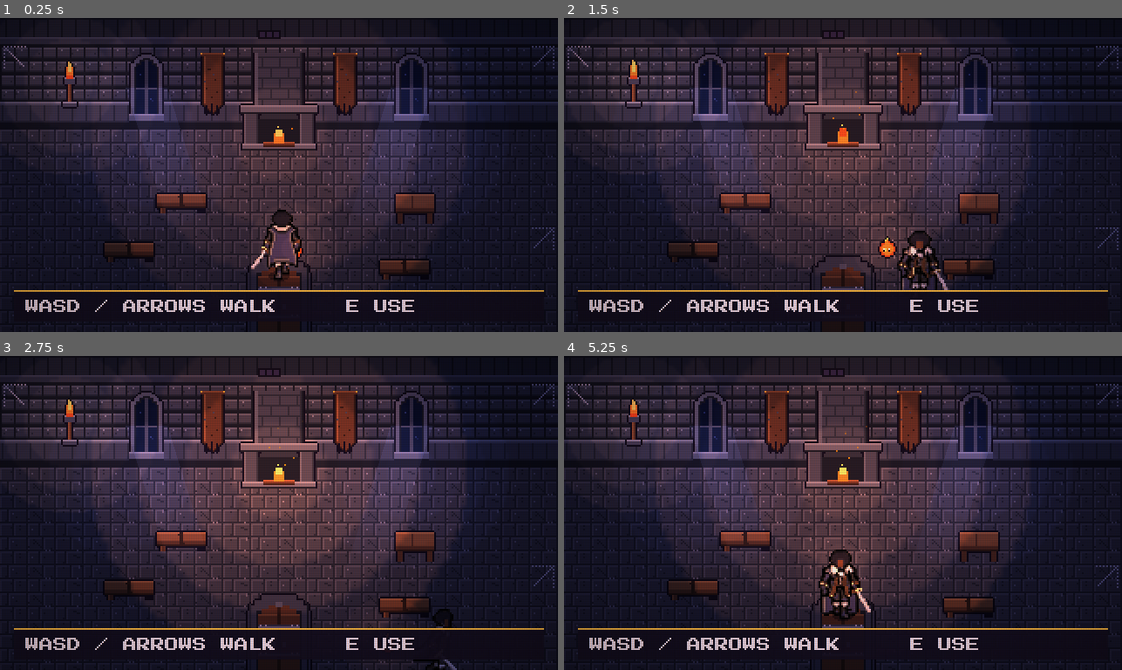
Above: before the commit, frames 1-4 (two rows, left to right).
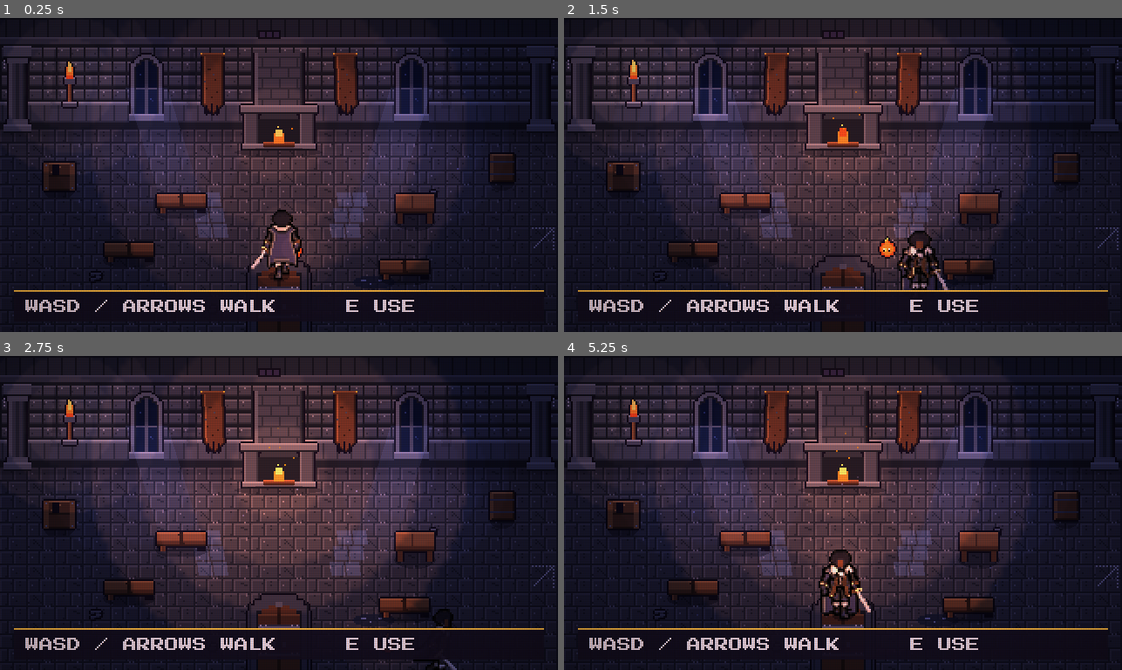
Above: after the commit, the same moments.

Repository: HeisLazi/python-tutorial-DiddyDungeon
Game: Godot game, scene res://scenes/main.tscn
Two runs of this game, one before a commit and one after it. Both use one fixed random seed, a clock stepped at 60 frames per second and the inputs below.
Inputs:
- Up to frame 1 (0.25 s): no input
- Up to frame 2 (1.5 s): tap Enter at 0.5, 1.35 s; hold D 0.53-1.28 s; tap E at 0.6 s; tap Space at 0.77 s; hold S from 1.28 s (still down)
- Up to frame 3 (2.75 s): tap Space at 1.52 s; release S at 2.03 s; hold D from 2.03 s (still down); tap Z at 2.1 s
- Up to frame 4 (5.25 s): release D at 2.78 s; hold W 2.78-3.53 s; tap E at 2.85, 5.1 s; tap Space at 3.02, 3.77, 4.52 s; hold A 3.53-5.03 s; tap Enter at 3.6 s; tap Z at 4.35 s; hold S from 5.03 s (still down)

The runs differ from the first frame. In frame 1, 3.2% of the frame differs, in the area x 0-100%, y 8-87%; in frame 2, 3.5%; in frame 3, 3.8%; in frame 4, 3.6%.

Commit message:
Great Hall polish: pillars, contact shadows, wall-base shadow, floor light patches, swaying banners, hanging chain, clutter and wear; prop-sheet ingest tool; great-room checklist
Co-Authored-By: Claude Sonnet 5.5 <noreply@anthropic.com>
Claude-Session: https://claude.ai/code/session_01XKa5GiHz4hgUAXbB38qzxx

Diff:
--- a/ide/home-godot/art/tiles.json
+++ b/ide/home-godot/art/tiles.json
@@ -466,5 +466,65 @@
   "y": 245,
   "w": 18,
   "h": 20
+ },
+ "pillar_s": {
+  "x": 251,
+  "y": 245,
+  "w": 16,
+  "h": 50
+ },
+ "pillar_g": {
+  "x": 268,
+  "y": 245,
+  "w": 16,
+  "h": 50
+ },
+ "rubble_0": {
+  "x": 285,
+  "y": 245,
+  "w": 10,
+  "h": 6
+ },
+ "rubble_1": {
+  "x": 296,
+  "y": 245,
+  "w": 14,
+  "h": 8
+ },
+ "puddle": {
+  "x": 311,
+  "y": 245,
+  "w": 26,
+  "h": 9
+ },
+ "crate": {
+  "x": 338,
+  "y": 245,
+  "w": 20,
+  "h": 20
+ },
+ "crate_broken": {
+  "x": 359,
+  "y": 245,
+  "w": 20,
+  "h": 20
+ },
+ "urn_gold": {
+  "x": 0,
+  "y": 296,
+  "w": 14,
+  "h": 24
+ },
+ "rug_table": {
+  "x": 15,
+  "y": 296,
+  "w": 84,
+  "h": 40
+ },
+ "stain": {
+  "x": 100,
+  "y": 296,
+  "w": 12,
+  "h": 34
  }
 }
--- a/ide/home-godot/art/tiles_data.gd
+++ b/ide/home-godot/art/tiles_data.gd
@@ -80,4 +80,14 @@
 	"torch_1": Rect2(198, 245, 12, 28),
 	"knight": Rect2(211, 245, 20, 44),
 	"barrel": Rect2(232, 245, 18, 20),
+	"pillar_s": Rect2(251, 245, 16, 50),
+	"pillar_g": Rect2(268, 245, 16, 50),
+	"rubble_0": Rect2(285, 245, 10, 6),
+	"rubble_1": Rect2(296, 245, 14, 8),
+	"puddle": Rect2(311, 245, 26, 9),
+	"crate": Rect2(338, 245, 20, 20),
+	"crate_broken": Rect2(359, 245, 20, 20),
+	"urn_gold": Rect2(0, 296, 14, 24),
+	"rug_table": Rect2(15, 296, 84, 40),
+	"stain": Rect2(100, 296, 12, 34),
 }
--- a/ide/home-godot/scripts/home.gd
+++ b/ide/home-godot/scripts/home.gd
@@ -16,6 +16,7 @@
 const TILES: Texture2D = preload("res://art/tiles.png")
 var FONT_FILE: FontFile = preload("res://art/PressStart2P.woff2")
 const CRT_SHADER: Shader = preload("res://shaders/crt.gdshader")
+const SWAY_SHADER: Shader = preload("res://shaders/sway.gdshader")
 
 # The hunter: one sheet per facing, 8 walk frames then 4 idle frames. Right is the side sheet flipped.
 const SHEET_FRONT: Texture2D = preload("res://art/hunter_front.png")
@@ -304,6 +305,66 @@
 	return poly
 
 
+func add_shadow(feet: Vector2, w := 14.0, h := 5.0, alpha := 0.38) -> Polygon2D:
+	## A soft dark ellipse on the floor under a prop, so it sits in the room instead of floating.
+	var pts := PackedVector2Array()
+	for i in 14:
+		var a := TAU * i / 14.0
+		pts.append(Vector2(cos(a) * w / 2.0, sin(a) * h / 2.0))
+	var poly := Polygon2D.new()
+	poly.polygon = pts
+	poly.color = Color(0.02, 0.02, 0.07, alpha)
+	poly.position = feet.round() - Vector2(0, 1)
+	background.add_child(poly)
+	return poly
+
+
+func add_tint(rect: Rect2, color: Color) -> Polygon2D:
+	## A flat dark (or coloured) rectangle under the props: wall-base shadow, floor tint.
+	var poly := Polygon2D.new()
+	poly.polygon = PackedVector2Array([rect.position, rect.position + Vector2(rect.size.x, 0), rect.position + rect.size, rect.position + Vector2(0, rect.size.y)])
+	poly.color = color
+	background.add_child(poly)
+	return poly
+
+
+func add_patch(points: PackedVector2Array, color: Color) -> Polygon2D:
+	## An additive patch of coloured light on the floor (stained glass, moonlight).
+	var poly := Polygon2D.new()
+	poly.polygon = points
+	poly.color = color
+	var mat := CanvasItemMaterial.new()
+	mat.blend_mode = CanvasItemMaterial.BLEND_MODE_ADD
+	mat.light_mode = CanvasItemMaterial.LIGHT_MODE_UNSHADED
+	poly.material = mat
+	background.add_child(poly)
+	return poly
+
+
+func add_chain(x: float, y_top: float, y_bottom: float) -> Line2D:
+	## A hanging chain (for the chandelier) drawn as a dotted dark line from the ceiling.
+	var line := Line2D.new()
+	line.points = PackedVector2Array([Vector2(x, y_top), Vector2(x, y_bottom)])
+	line.width = 2.0
+	line.default_color = Color("3c4058")
+	line.texture_mode = Line2D.LINE_TEXTURE_NONE
+	line.z_index = 3
+	world.add_child(line)
+	room_nodes.append(line)
+	return line
+
+
+func sway(sprite: Sprite2D, amp := 0.9, speed := 1.8, height := 36.0) -> void:
+	## Cloth that moves: banners and tapestries sway at the hem.
+	var mat := ShaderMaterial.new()
+	mat.shader = SWAY_SHADER
+	mat.set_shader_parameter("amp", amp)
+	mat.set_shader_parameter("speed", speed)
+	mat.set_shader_parameter("height", height)
+	mat.set_shader_parameter("phase", float(int(sprite.position.x) % 7))
+	sprite.material = mat
+
+
 func _make_light_texture() -> ImageTexture:
 	## A radial light in hard bands (4 steps), so it reads as pixel art, not a soft glow.
 	var size := 64
--- a/ide/home-godot/scripts/rooms.gd
+++ b/ide/home-godot/scripts/rooms.gd
@@ -6,6 +6,14 @@
 ## how bright it is. Layout: a 320x180 screen, 16px tiles, a back wall of 4 rows (cap, two
 ## faces, plinth) and floor below, top-down 3/4 like the old hall. Keep the station ids.
 ## Design targets: tools/home_art/concepts/*.png. Pieces: tools/home_art/hall_pieces.py.
+##
+## What makes a room "great" (the checklist every room follows, see docs/HOME_AND_ART.md):
+##  1. Tier 0 is a believable neglected room, max is the concept: change props, light AND motion.
+##  2. Depth: contact shadows under every prop, a shadow along the wall base, pillars/trim on the wall.
+##  3. Light tells the story: warm pools, cold window beams, coloured glass patches on the floor.
+##  4. Life: flames and lights flicker, embers and dust drift, cloth sways.
+##  5. Wear and clutter at the start, polish at the top; nothing symmetrical by accident.
+##  6. Scale: doors 48px, tables ~24px, the 40px hunter never dwarfs a prop that should be bigger.
 
 static func spawn_default(_id: String) -> Vector2:
 	return Vector2(160, 150)
@@ -39,10 +47,16 @@
 	h.block(Rect2(-16, 0, 20, 200))
 	h.block(Rect2(h.VIEW.x - 4, 0, 20, 200))
 	h.block(Rect2(0, 186, h.VIEW.x, 16))
+	# A shadow along the foot of the wall: it is what makes the wall feel upright.
+	h.add_tint(Rect2(0, 64, h.VIEW.x, 4), Color(0.02, 0.02, 0.07, 0.34))
+	h.add_tint(Rect2(0, 68, h.VIEW.x, 4), Color(0.02, 0.02, 0.07, 0.18))
+	h.add_tint(Rect2(0, 72, h.VIEW.x, 4), Color(0.02, 0.02, 0.07, 0.08))
 
 
-static func _foot_block(h, at: Vector2, w := 12.0, d := 6.0) -> void:
-	h.block(Rect2(at.x - w / 2.0, at.y - d, w, d))
+## A prop with a contact shadow and a feet blocker.
+static func _prop(h, piece: String, feet: Vector2, w: float, d: float, shadow_w := 0.0) -> Sprite2D:
+	h.add_shadow(feet, shadow_w if shadow_w > 0.0 else w, maxf(4.0, d + 1.0))
+	return h.obj(piece, feet, Rect2(feet.x - w / 2.0, feet.y - d, w, d))
 
 
 static func _great_hall(h, tier: int) -> void:
@@ -50,69 +64,118 @@
 	var ambient := [Color(0.40, 0.41, 0.56), Color(0.44, 0.44, 0.60), Color(0.44, 0.44, 0.64), Color(0.48, 0.48, 0.72)]
 	h.set_ambient(ambient[tier])
 
-	# Cobwebs in the corners of a neglected hall.
+	# ── The wall: columns, damp stains, cobwebs ──
 	if tier == 0:
 		h.bg("cobweb_l", Vector2(2, 16))
 		h.bg("cobweb_r", Vector2(h.VIEW.x - 16, 16))
 		h.bg("cobweb_r", Vector2(h.VIEW.x - 16, 120))
+		for x in [26.0, 104.0, 250.0]:
+			h.bg("stain", Vector2(x, 18))
+	var pillar_piece := "pillar_g" if tier >= 3 else "pillar_s"
+	var pillar_xs: Array = [[10.0, 310.0], [10.0, 310.0], [10.0, 60.0, 260.0, 310.0], [10.0, 60.0, 260.0, 310.0]][tier]
+	for x in pillar_xs:
+		h.bg(pillar_piece, Vector2(x, 66), true)
 
-	# The runner leads from the door to the hearth once you have repaired the hall.
+	# ── Floor: wear at the start, a runner once repaired, a rug under the banquet ──
+	if tier == 0:
+		h.bg("rubble_1", Vector2(56, 152), true)
+		h.bg("rubble_0", Vector2(250, 104), true)
+		h.bg("rubble_0", Vector2(124, 170), true)
+		h.bg("puddle", Vector2(214, 156), true)
 	if tier >= 1:
 		for row in range(5, 12):
 			h.bg("carpet", Vector2(144, row * 16))
+	if tier >= 3:
+		h.bg("rug_table", Vector2(210, 104))
 
-	# Windows: plain and cold at first, stained glass from tier 2, with beams of moonlight.
+	# ── Windows: plain and cold, then stained glass throwing coloured light on the floor ──
 	var window_kind := "window_plain" if tier < 2 else "window_glass"
 	var beam := Color(0.50, 0.60, 0.95, 0.10 + 0.07 * tier)
+	var panes: Array = [Color(0.95, 0.25, 0.30, 0.30), Color(0.30, 0.45, 1.0, 0.32), Color(1.0, 0.78, 0.28, 0.30),
+		Color(0.65, 0.35, 0.95, 0.30), Color(0.35, 0.65, 1.0, 0.30), Color(0.95, 0.35, 0.40, 0.28)]
 	for x in [84.0, 236.0]:
+		var dir := 1.0 if x < 160.0 else -1.0
 		h.bg(window_kind, Vector2(x, 60), true)
-		h.add_shaft(Vector2(x - 12, 40), 24.0, 96.0, 30.0 if x < 160.0 else -30.0, beam)
+		h.add_shaft(Vector2(x - 12, 40), 24.0, 96.0, 30.0 * dir, beam)
 		h.add_light(Vector2(x, 66), 56.0, Color(0.45, 0.58, 0.95), 0.35 + 0.1 * tier, 0.0)
+		# The patch of window-light on the floor, shaped like the panes.
+		var fx: float = x + 34.0 * dir
+		var k := 0
+		for row in 3:
+			for col in 2:
+				var c: Color = panes[k % panes.size()] if tier >= 2 else Color(0.5, 0.6, 0.95, 0.15)
+				var x0: float = fx - 9.0 + col * 9.0 + row * 2.0 * dir
+				var y0: float = 100.0 + row * 9.0
+				h.add_patch(PackedVector2Array([Vector2(x0, y0), Vector2(x0 + 8, y0), Vector2(x0 + 9, y0 + 8), Vector2(x0 + 1, y0 + 8)]), c)
+				k += 1
 
-	# Banners: torn rags at the start, crimson crests after.
+	# ── Banners: torn rags at the start, crimson crests after (they sway) ──
 	for x in [122.0, 198.0]:
-		h.bg("banner_torn" if tier == 0 else "banner_crest", Vector2(x, 56), true)
+		var banner: Sprite2D = h.bg("banner_torn" if tier == 0 else "banner_crest", Vector2(x, 56), true)
+		h.sway(banner, 0.9, 1.7, 36.0)
 
-	# The hearth in the middle of the back wall: a small fire, a good fire, then blue-gold.
+	# ── The hearth: a small fire, a good fire, then blue-gold with a reflection on the floor ──
 	h.hearth_base = ["hearthb", "hearthm", "hearthm", "hearthg"][tier]
 	h.hearth_sprite = h.bg(h.hearth_base + "_0", Vector2(160, 76), true)
 	var hearth_color := Color("ff9a4a") if tier < 3 else Color(0.55, 0.72, 1.0)
 	h.add_light(Vector2(160, 66), [108.0, 100.0, 104.0, 112.0][tier], hearth_color, [1.25, 1.15, 1.2, 1.3][tier], 0.22)
+	h.add_shadow(Vector2(160, 78), 52.0, 6.0, 0.3)
 	h.block(Rect2(136, 66, 48, 12))
 	h.station("hearth", "Rest at the Hearth", Rect2(136, 78, 48, 22), Vector2(160, 8))
 	h.add_embers(Rect2(150, 60, 20, 6), Color("ffb347") if tier < 3 else Color("8cc8ff"), 6 + tier * 3, 16.0)
+	if tier >= 2:
+		var glow := Color(0.4, 0.6, 1.0, 0.14) if tier >= 3 else Color(1.0, 0.6, 0.3, 0.09)
+		h.add_shaft(Vector2(146, 82), 28.0, 44.0, 0.0, glow)       # the fire reflected in the polished floor
 
-	# Wall torches: one at the start, more as the hall is repaired.
+	if tier >= 3:
+		h.add_tint(Rect2(0, 62, h.VIEW.x, 2), Color(0.95, 0.74, 0.25, 0.9))     # gold trim along the wall base
+
+	# ── Wall torches ──
 	var torch_x: Array = [[40.0], [40.0, 280.0], [40.0, 280.0], [40.0, 280.0]][tier]
 	for x in torch_x:
 		h.anim("torch", Vector2(x, 52), Rect2(), true)
 		h.add_light(Vector2(x, 38), 52.0, Color("ffb36b"), 0.85, 0.3)
 
-	# Furniture: broken benches and a table at the start, then knights, a chandelier, a banquet.
-	if tier <= 1:
-		var kind := "bench_broken" if tier == 0 else "bench"
+	# ── Furniture and clutter ──
+	if tier == 0:
 		for at in [Vector2(104, 112), Vector2(74, 140), Vector2(232, 150)]:
-			h.obj(kind, at, Rect2(at.x - 15, at.y - 8, 30, 8))
-		h.obj("table_small", Vector2(238, 118), Rect2(226, 108, 24, 10))
+			_prop(h, "bench_broken", at, 30.0, 8.0)
+		_prop(h, "table_small", Vector2(238, 118), 24.0, 10.0)
+		_prop(h, "crate_broken", Vector2(34, 100), 18.0, 8.0)
+		_prop(h, "barrel", Vector2(288, 96), 14.0, 7.0)
+	elif tier == 1:
+		for at in [Vector2(108, 112), Vector2(212, 112), Vector2(74, 142), Vector2(246, 142)]:
+			_prop(h, "bench", at, 30.0, 8.0)
+		_prop(h, "table_small", Vector2(238, 96), 24.0, 10.0)
+		_prop(h, "barrel", Vector2(30, 98), 14.0, 7.0)
+		_prop(h, "barrel", Vector2(48, 102), 14.0, 7.0)
+		_prop(h, "crate", Vector2(292, 100), 18.0, 8.0)
 	if tier >= 2:
-		for at in [Vector2(24, 100), Vector2(296, 100)]:
-			h.obj("knight", at, Rect2(at.x - 7, at.y - 6, 14, 6))
+		for at in [Vector2(32, 100), Vector2(288, 100)]:
+			_prop(h, "knight", at, 14.0, 6.0, 16.0)
 	if tier >= 3:
-		for at in [Vector2(58, 88), Vector2(262, 88)]:
-			h.obj("knight", at, Rect2(at.x - 7, at.y - 6, 14, 6))
-		# A banquet table with four chairs on the right.
-		var table: Sprite2D = h.obj("table_long", Vector2(252, 128), Rect2(222, 112, 64, 14))
-		table.z_index = 0
+		for at in [Vector2(108, 86), Vector2(212, 86)]:
+			_prop(h, "knight", at, 14.0, 6.0, 16.0)
+		_prop(h, "table_long", Vector2(252, 130), 64.0, 14.0)
 		for cx in [236.0, 268.0]:
-			h.obj("chair_l" if cx < 252.0 else "chair_r", Vector2(cx, 108), Rect2(cx - 6, 102, 12, 6))
-		for cx in [236.0, 268.0]:
-			h.obj("chair_l" if cx < 252.0 else "chair_r", Vector2(cx, 152), Rect2(cx - 6, 146, 12, 6))
-		h.add_light(Vector2(252, 118), 48.0, Color("ffd27a"), 0.7, 0.2)
+			_prop(h, "chair_l" if cx < 252.0 else "chair_r", Vector2(cx, 110), 12.0, 6.0)
+			_prop(h, "chair_l" if cx < 252.0 else "chair_r", Vector2(cx, 154), 12.0, 6.0)
+		for x in [124.0, 196.0]:
+			_prop(h, "urn_gold", Vector2(x, 178), 12.0, 6.0)
+		h.add_light(Vector2(252, 120), 48.0, Color("ffd27a"), 0.7, 0.2)
 		h.add_embers(Rect2(40, 90, 240, 80), Color("ffd27a"), 14, 6.0, 4.5)
+	elif tier == 2:
+		for x in [124.0, 196.0]:
+			_prop(h, "urn", Vector2(x, 178), 12.0, 6.0)
 	if tier >= 2:
-		h.anim("chandelier", Vector2(92, 130))
-		h.add_light(Vector2(92, 108), 92.0, Color("ffcf8a"), 0.8 + 0.15 * (tier - 2), 0.2)
+		h.add_chain(92.0, 2.0, 96.0)
+		h.add_shadow(Vector2(92, 160), 40.0, 10.0, 0.22)
+		h.anim("chandelier", Vector2(92, 132))
+		h.add_light(Vector2(92, 110), 92.0, Color("ffcf8a"), 0.8 + 0.15 * (tier - 2), 0.2)
 
-	# The great door: a plain oak door at first, carved gold at the top.
+	# ── Dust drifting in the beams (all tiers, more at the start) ──
+	h.add_embers(Rect2(40, 74, 240, 90), Color(0.75, 0.80, 1.0, 0.55), 10 if tier > 0 else 16, 3.0, 5.0)
+
+	# ── The great door: a plain oak door at first, carved gold at the top ──
 	h.bg("door_gold" if tier >= 3 else "door_wood", Vector2(160, 186), true)
 	h.station("door", "Go to the Forge", Rect2(138, 158, 44, 24), Vector2(160, 134))
--- /dev/null
+++ b/ide/home-godot/shaders/sway.gdshader
@@ -0,0 +1,12 @@
+shader_type canvas_item;
+// Cloth sway: shifts rows sideways, more toward the hem. Sprite2D is anchored at its feet,
+// so local y runs from -height (top) to 0 (hem).
+uniform float amp = 0.9;
+uniform float speed = 1.8;
+uniform float height = 36.0;
+uniform float phase = 0.0;
+
+void vertex() {
+	float t = clamp((VERTEX.y + height) / height, 0.0, 1.0);
+	VERTEX.x += sin(TIME * speed + phase + VERTEX.y * 0.18) * amp * t * t;
+}
Binary file changed: ide/home-godot/art/tiles.png
Not shown, added: ide/home-godot/shaders/sway.gdshader.uid
Not shown, changed: docs/HOME_AND_ART.md
Not shown, added: tools/home_art/from_props.py
Not shown, changed: tools/home_art/hall_pieces.py
Not shown, changed: tools/home_art/make_tiles.py
